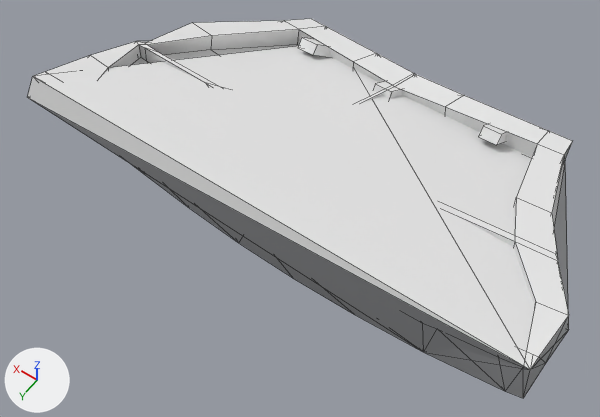
A saved change to the FBX model art/export/gear_door_main_R_visible.fbx.
Both versions are drawn from a 50 mm lens placed at (-0.416, 0.6, 0.617), pointed at (-0.126, 0.194, -0.021). The axes (+X, +Y, +Z) are drawn at lower left. The lights are the same throughout. The first picture is the older version. Mesh edges are drawn as thin lines. Where no turn or scale is listed for an object, it has been applied to the vertices.

In view in the first picture: 'gear_door_main_R_visible', 'gear_door_main_R_visible_lod1.001'.
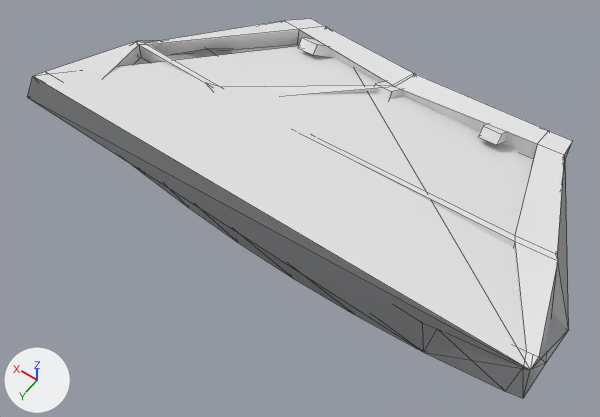
Location of each change, (x1, y1, x2, y2) in pixels of the pictures (600 x 417 px):
part 1 of me_gear_door_main_r_visible_lod1_002, recoloured: (27, 77, 523, 366) in both
part 2 of me_gear_door_main_r_visible_002, reshaped: before (53, 20, 569, 391); after (53, 20, 568, 391)

The change, as a diff of the scene's bpy script:
```diff
--- a/art/export/gear_door_main_R_visible.fbx.py
+++ b/art/export/gear_door_main_R_visible.fbx.py
@@ me_gear_door_main_r_visible_002 @@
 # used by ob_gear_door_main_r_visible; location = (0.0, 0.0, 0.0)
-me_gear_door_main_r_visible_002.from_pydata(...)  # 245 vertices, 279 faces; spans x -0.397..0.153, y -0.009..0.276, z -0.017..0.056
+me_gear_door_main_r_visible_002.from_pydata(...)  # 201 vertices, 231 faces; spans x -0.397..0.153, y -0.009..0.276, z -0.017..0.056
+# me_gear_door_main_r_visible_002 part 2
+# 44 vertices are removed from x -0.392..0.128, y 0.002..0.265, z -0.006..0.049
+# 96 faces are deleted
+# 32 new faces join them, mat_jet_mechanical (white #e7e7e7)
+# 16 new faces join them, mat_icarus_body (light grey #c5c7ca)
 me_gear_door_main_r_visible_002.materials.append(mat_icarus_body)
@@ me_gear_door_main_r_visible_lod1_002 @@
 me_gear_door_main_r_visible_lod1_002.from_pydata(...)  # 8 vertices, 12 faces; spans x -0.397..0.153, y -0.009..0.276, z -0.017..0.056
 # used by ob_gear_door_main_r_visible_lod1_001; location = (0.0, 0.0, 0.0)
+# me_gear_door_main_r_visible_lod1_002 part 1: the 1 face centred in x -0.03, y 0.265, z 0.046 switches from mat_jet_mechanical (white #e7e7e7) to mat_icarus_body (light grey #c5c7ca)
 me_gear_door_main_r_visible_lod1_002.materials.append(mat_icarus_body)
```
